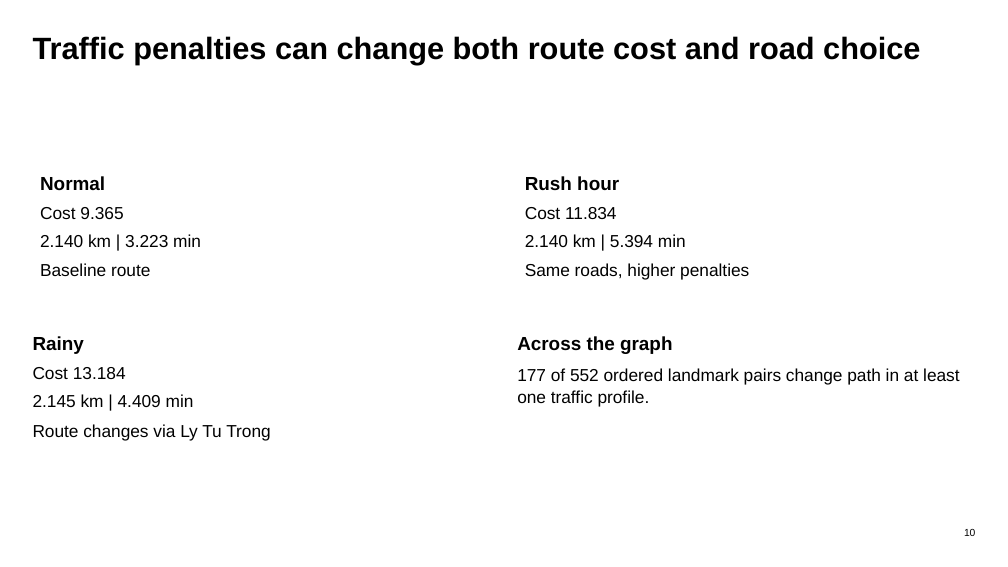
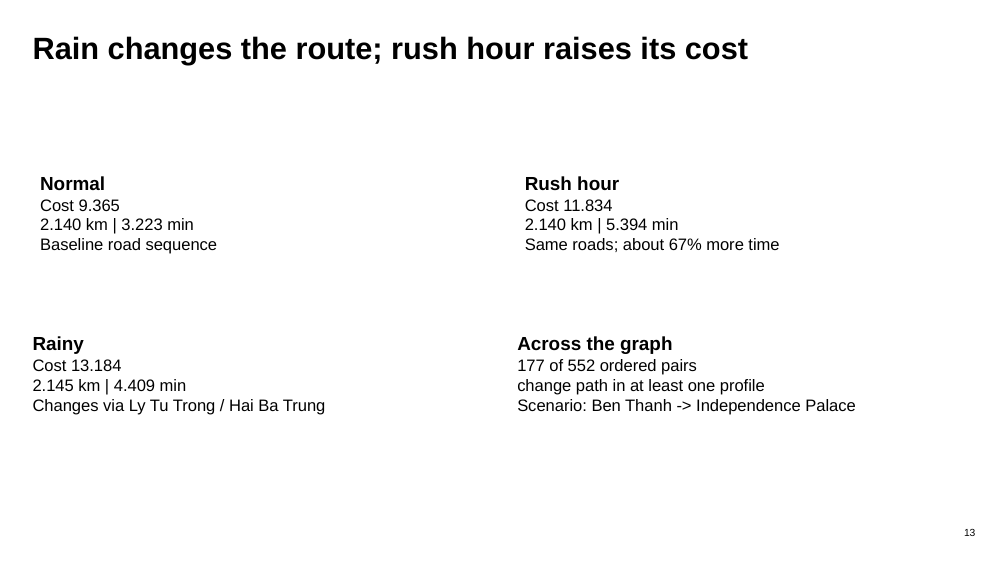
Before and after one commit to Group-1-Lab-AI101/lab-1, a slide deck: slide 13 of output/presentation/1 - Slide.pptx (slide 10 before the commit). Drawn at 1008x567 pixels with LibreOffice and Linux fonts; fonts in the diff are those of the drawing. Boxes give left, top, right and bottom in pixels: in the first picture for what was removed or moved away, otherwise in the second. Text is boxed around its words. In the diff, an @@ line names an element or a change of style, - is before the commit and + after.

```diff
--- a/output/presentation/1 - Slide.pptx
+++ b/output/presentation/1 - Slide.pptx
@@ text at (x1=33, y1=36, x2=748, y2=64): text changed @@
-Traffic penalties can change both route cost and road choice
+Rain changes the route; rush hour raises its cost
@@ text at (x1=40, y1=199, x2=218, y2=254): text changed; size 16.5 to 15.8 pt @@
-Cost 9.365
-2.140 km | 3.223 min
-Baseline route
+Cost 9.365
+2.140 km | 3.223 min
+Baseline road sequence
@@ text at (x1=525, y1=199, x2=779, y2=252): text changed; size 16.5 to 15.8 pt @@
-Cost 11.834
-2.140 km | 5.394 min
-Same roads, higher penalties
+Cost 11.834
+2.140 km | 5.394 min
+Same roads; about 67% more time
@@ text at (x1=33, y1=359, x2=326, y2=415): text changed; size 16.5 to 15.8 pt @@
-Cost 13.184
-2.145 km | 4.409 min
-Route changes via Ly Tu Trong
+Cost 13.184
+2.145 km | 4.409 min
+Changes via Ly Tu Trong / Hai Ba Trung
@@ text at (x1=517, y1=359, x2=855, y2=415): text changed; size 16.5 to 15.8 pt @@
-177 of 552 ordered landmark pairs change path in at least one traffic profile.
+177 of 552 ordered pairs
+change path in at least one profile
+Scenario: Ben Thanh -> Independence Palace
@@ text at (x1=964, y1=529, x2=975, y2=536): text changed @@
-10
+13
```
Also in this commit, not shown: 13 other slides changed, 6 slides added, 1 slide removed, 2 other files.
